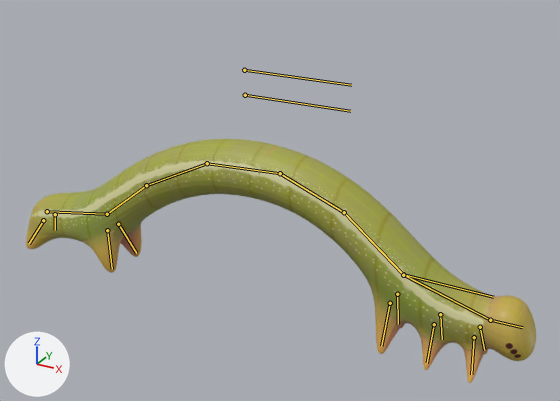
Two versions of the Blender file Models/Characters/inchwormCharacter1.blend, one commit apart.
Camera for both pictures: a 50 mm lens placed at (8.66, -14.15, 10.09), pointed at (0.75, 0.22, 2.91). Arrows for +X, +Y and +Z are at lower left; the lights stay in place. The bones that bend it are drawn over the model as lines.

The first picture shows 'peelar.001'.
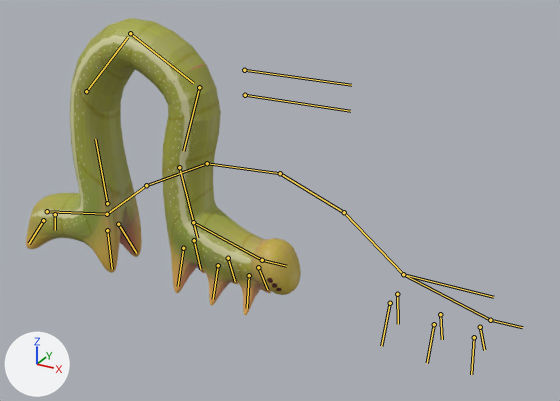
Commit message: animated peelar

The newer file adds an action. The first version stands in its rest pose; the second is drawn at frame 1 of the action 'peelarAction'.

Boxes [x1, y1, x2, y2] around the edits, measured in the pictures (560 x 401 px):
'peelar.001', posed (46% narrower, 22% taller)
    before: [26, 139, 536, 383]
    after: [26, 18, 301, 315]

Patch to the scene script:
```diff
--- a/Models/Characters/inchwormCharacter1.blend.py
+++ b/Models/Characters/inchwormCharacter1.blend.py
@@ bone_stretchcontroller @@
 bone_stretchcontroller = bpy.data.objects['peelar'].pose.bones['stretchController']
-bone_stretchcontroller.location = (0.0, 0.0, 0.0)
+bone_stretchcontroller.location = (0.04, 0.31, 0.0)
@@ bone_stretchcontroller_001 @@
 bone_stretchcontroller_001 = bpy.data.objects['peelar'].pose.bones['stretchController.001']
-bone_stretchcontroller_001.location = (0.0, 0.0, 0.0)
+bone_stretchcontroller_001.location = (-1.66, 2.2, 0.0)
@@ bone_stretchcontroller_002 @@
 bone_stretchcontroller_002 = bpy.data.objects['peelar'].pose.bones['stretchController.002']
-bone_stretchcontroller_002.location = (0.0, 0.0, 0.0)
+bone_stretchcontroller_002.location = (-2.0, 2.86, 0.0)
@@ bone_stretchcontroller_003 @@
 bone_stretchcontroller_003 = bpy.data.objects['peelar'].pose.bones['stretchController.003']
-bone_stretchcontroller_003.location = (0.0, 0.0, 0.0)
+bone_stretchcontroller_003.location = (-2.08, 1.69, 0.0)
@@ bone_stretchcontroller_004 @@
 bone_stretchcontroller_004 = bpy.data.objects['peelar'].pose.bones['stretchController.004']
-bone_stretchcontroller_004.location = (0.0, 0.0, 0.0)
+bone_stretchcontroller_004.location = (-4.35, 0.24, 0.0)
@@ bone_stretchcontroller_005 @@
 bone_stretchcontroller_005 = bpy.data.objects['peelar'].pose.bones['stretchController.005']
-bone_stretchcontroller_005.location = (0.0, 0.0, 0.0)
+bone_stretchcontroller_005.location = (-5.46, 0.0, 0.0)
```
